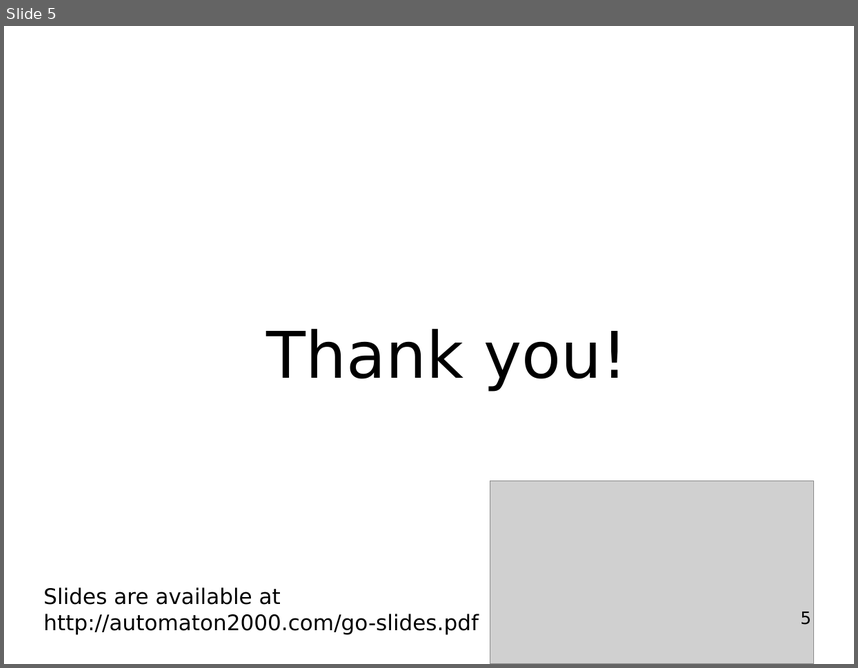
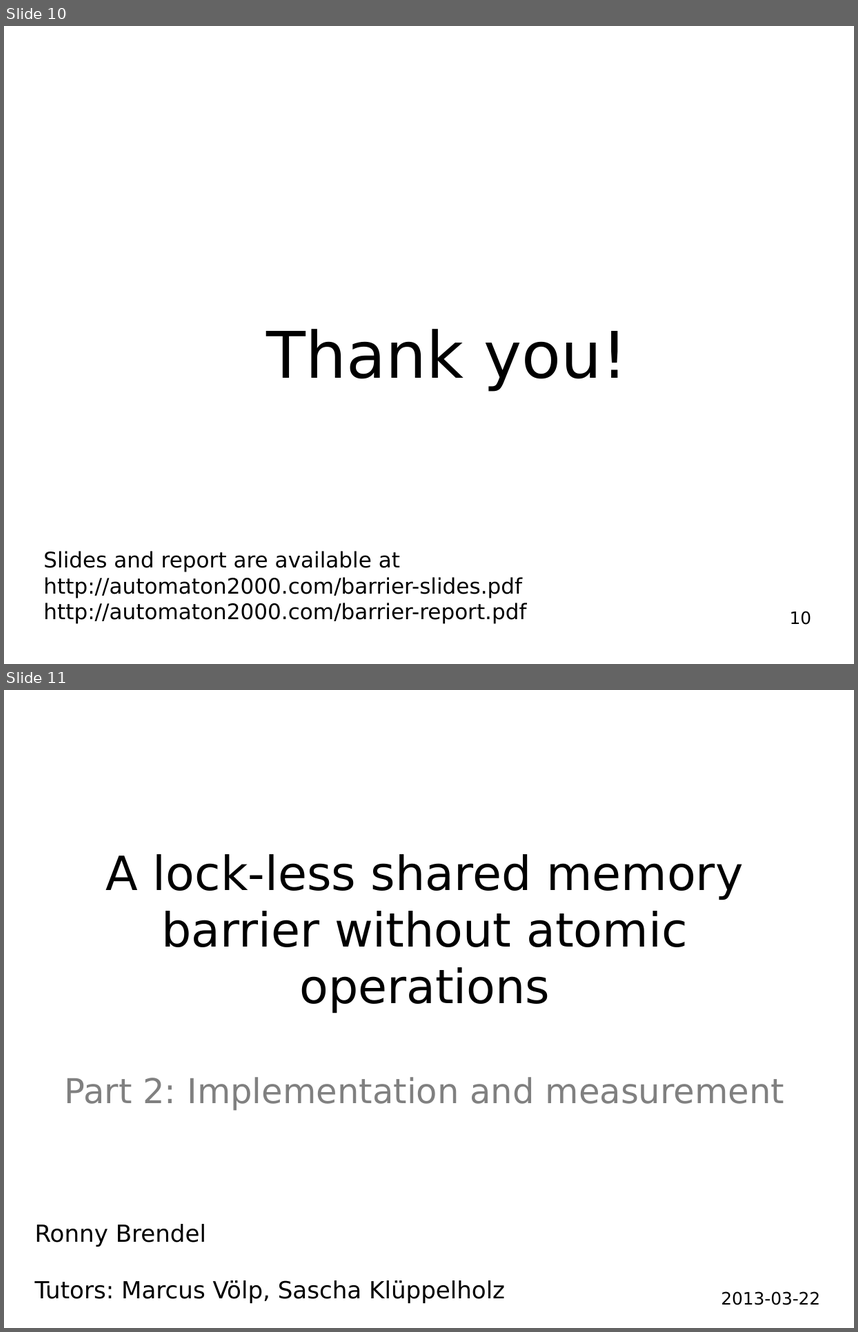
Before and after one commit to hydroo/minor-thesis-barriers, a slide deck: presentation/slides.odp. Shown one above the other, each under a label of ours: slide 5 before the commit, slides 10 and 11 after it. The pictures are 858x668 and 858x1332 pixels, drawn with LibreOffice and Linux fonts; fonts in the diff are those of the drawing; grey boxes stand for pictures. Boxes give left, top, right and bottom in pixels: in the first picture for what was removed or moved away, otherwise in the second. Text is boxed around its words. In the diff, an @@ line names an element or a change of style, - is before the commit and + after.

```diff
--- a/presentation/slides.odp
+++ b/presentation/slides.odp
@@ slide 11 added at (x1=4, y1=690, x2=854, y2=1328), background #FFFFFF @@
@@ subtitle added at (x1=64, y1=854, x2=785, y2=1111), 44 pt, text #000000 @@
+A lock-less shared memory barrier without atomic operations
+Part 2: Implementation and measurement
@@ text added at (x1=35, y1=1224, x2=505, y2=1303), 22 pt, text #000000 @@
+Ronny Brendel
+Tutors: Marcus Völp, Sascha Klüppelholz
@@ text added at (x1=721, y1=1292, x2=820, y2=1305), 16 pt, text #000000 @@
+2013-03-22
@@ what was slide 5 is now slide 10 @@
@@ slide 10 changed as well @@
@@ picture removed at (x1=490, y1=481, x2=814, y2=664) @@
@@ text at (x1=43, y1=551, x2=526, y2=624): text changed @@
-Slides are available at
-http://automaton2000.com/go-slides.pdf
+Slides and report are available at
+http://automaton2000.com/barrier-slides.pdf
+http://automaton2000.com/barrier-report.pdf
@@ page number at (x1=790, y1=611, x2=812, y2=625): text changed @@
-5
+10
```
Also in this commit, not shown: 2 other slides changed, 10 other slides added, 2 slides removed, 6 other files.
